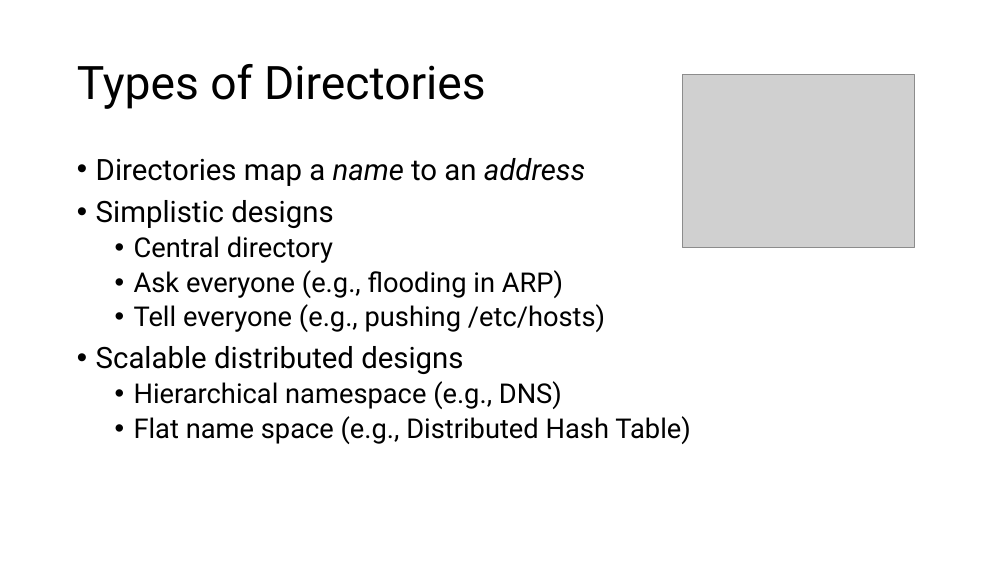
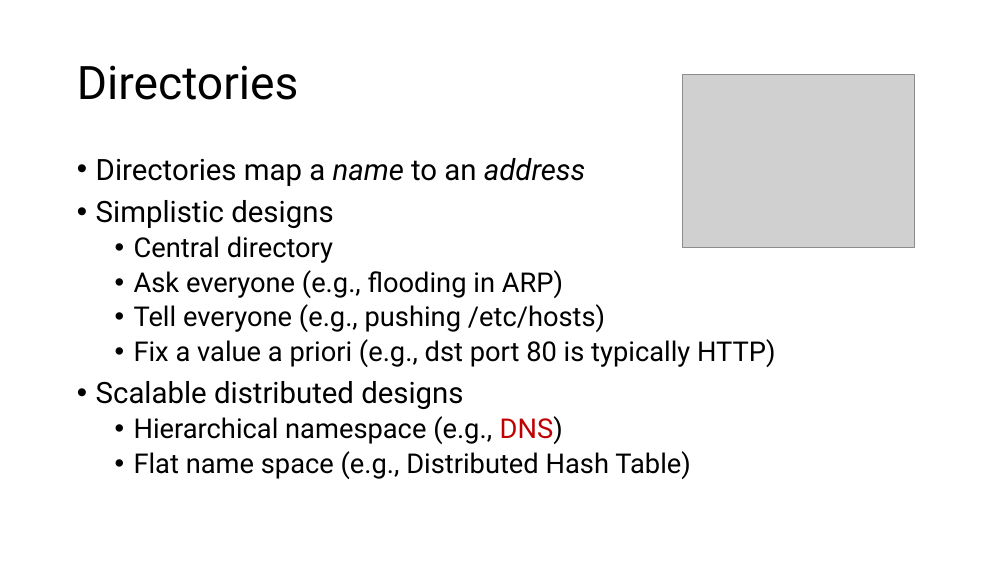
Before and after one commit to ngsrinivas/coursegen, a slide deck: slide 16 of ex/552-F19/lectures/02-architecture.pptx. Drawn at 1008x567 pixels with LibreOffice and Linux fonts; fonts in the diff are those of the drawing; grey boxes stand for pictures. Boxes give left, top, right and bottom in pixels: in the first picture for what was removed or moved away, otherwise in the second. Text is boxed around its words. In the diff, an @@ line names an element or a change of style, - is before the commit and + after.

```diff
--- a/ex/552-F19/lectures/02-architecture.pptx
+++ b/ex/552-F19/lectures/02-architecture.pptx
@@ title at <box>77,65,299,100</box>: text changed @@
-Types of Directories
+Directories
@@ text at <box>134,339,776,367</box>: paragraph added @@
+  • Fix a value a priori (e.g., dst port 80 is typically HTTP)
@@ text at <box>134,416,563,444</box>: text colour #000000 to #C00000 in "DNS)" @@
```
Also in this commit, not shown: 16 other slides changed, 9 slides added, 18 slides removed, 4 other files.
